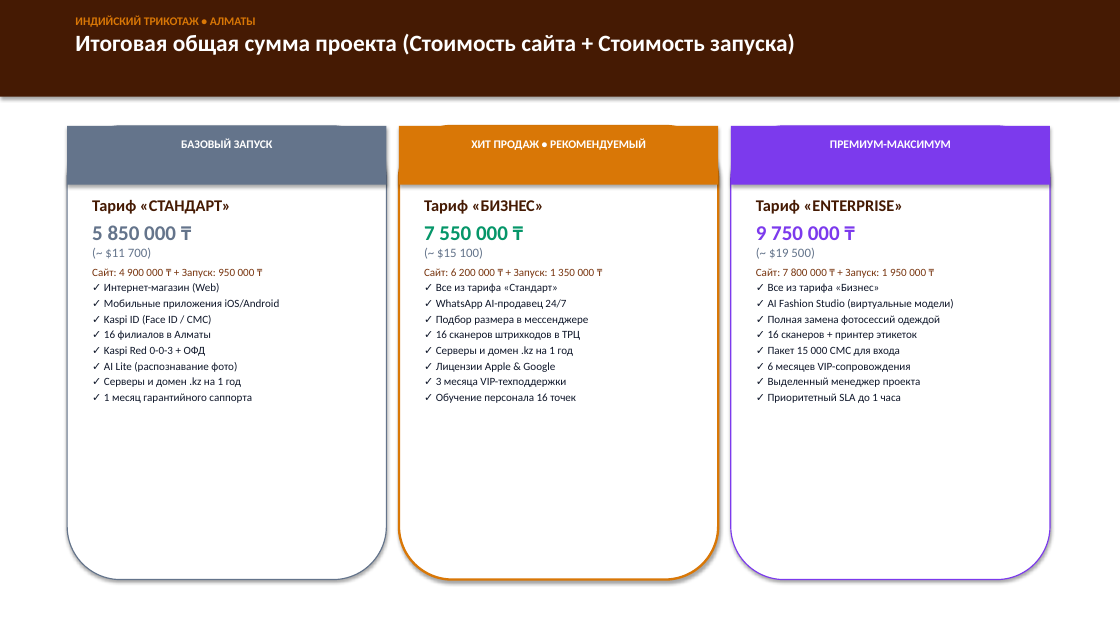
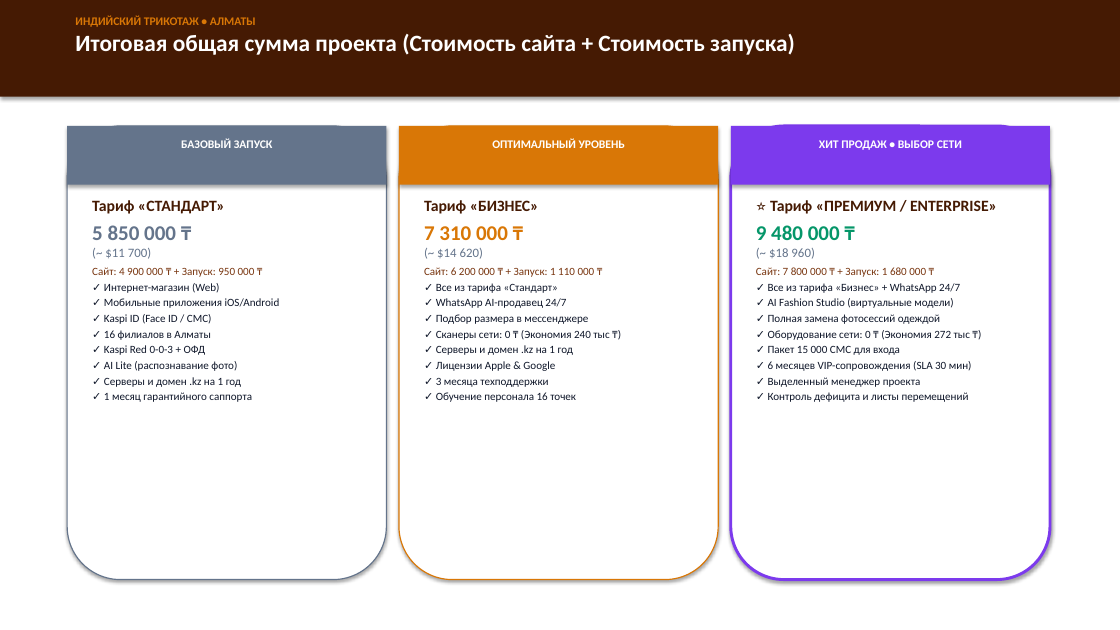
Before and after one commit to akbota17031992-lgtm/Indian_trikotazh, a slide deck: slide 7 of investor_presentation_indiatrikotaj.pptx. Drawn at 1120x630 pixels with LibreOffice and Linux fonts; fonts in the diff are those of the drawing. Boxes give left, top, right and bottom in pixels: in the first picture for what was removed or moved away, otherwise in the second. Text is boxed around its words. In the diff, an @@ line names an element or a change of style, - is before the commit and + after.

```diff
--- a/investor_presentation_indiatrikotaj.pptx
+++ b/investor_presentation_indiatrikotaj.pptx
@@ rounded rectangle at box(399, 126, 718, 580): outline #D97706 2 pt to #D97706 1 pt @@
@@ text at box(492, 138, 625, 148): text changed @@
-ХИТ ПРОДАЖ • РЕКОМЕНДУЕМЫЙ
+ОПТИМАЛЬНЫЙ УРОВЕНЬ
@@ rounded rectangle at box(731, 126, 1050, 580): outline #7C3AED 1 pt to #7C3AED 2.5 pt @@
@@ text at box(819, 140, 962, 150): text changed @@
-ПРЕМИУМ-МАКСИМУМ
+ХИТ ПРОДАЖ • ВЫБОР СЕТИ
@@ text at box(92, 200, 225, 214): size 14 to 13.5 pt in "Тариф «СТАНДАРТ»" @@
@@ text at box(424, 200, 539, 214): size 14 to 13.5 pt in "Тариф «БИЗНЕС»" @@
@@ text at box(756, 200, 997, 293): text changed; text colour #78350F to #0F172A @@
-Тариф «ENTERPRISE»
-9 750 000 ₸
-(~ $19 500)
-Сайт: 7 800 000 ₸ + Запуск: 1 950 000 ₸
-✓ Все из тарифа «Бизнес»
+⭐ Тариф «ПРЕМИУМ / ENTERPRISE»
+9 480 000 ₸
+(~ $18 960)
+Сайт: 7 800 000 ₸ + Запуск: 1 680 000 ₸
+✓ Все из тарифа «Бизнес» + WhatsApp 24/7
@@ text at box(424, 226, 595, 277): text changed @@
-7 550 000 ₸
-(~ $15 100)
-Сайт: 6 200 000 ₸ + Запуск: 1 350 000 ₸
+7 310 000 ₸
+(~ $14 620)
+Сайт: 6 200 000 ₸ + Запуск: 1 110 000 ₸
@@ text at box(436, 330, 609, 340): text changed @@
-✓ 16 сканеров штрихкодов в ТРЦ
+✓ Сканеры сети: 0 ₸ (Экономия 240 тыс ₸)
@@ text at box(768, 330, 970, 340): text changed @@
-✓ 16 сканеров + принтер этикеток
+✓ Оборудование сети: 0 ₸ (Экономия 272 тыс ₸)
@@ text at box(436, 378, 548, 387): text changed @@
-✓ 3 месяца VIP-техподдержки
+✓ 3 месяца техподдержки
@@ text at box(768, 361, 972, 371): text changed @@
-✓ 6 месяцев VIP-сопровождения
+✓ 6 месяцев VIP-сопровождения (SLA 30 мин)
@@ text at box(768, 392, 969, 402): text changed @@
-✓ Приоритетный SLA до 1 часа
+✓ Контроль дефицита и листы перемещений
```
Also in this commit, not shown: 8 other slides changed, 5 other files.
